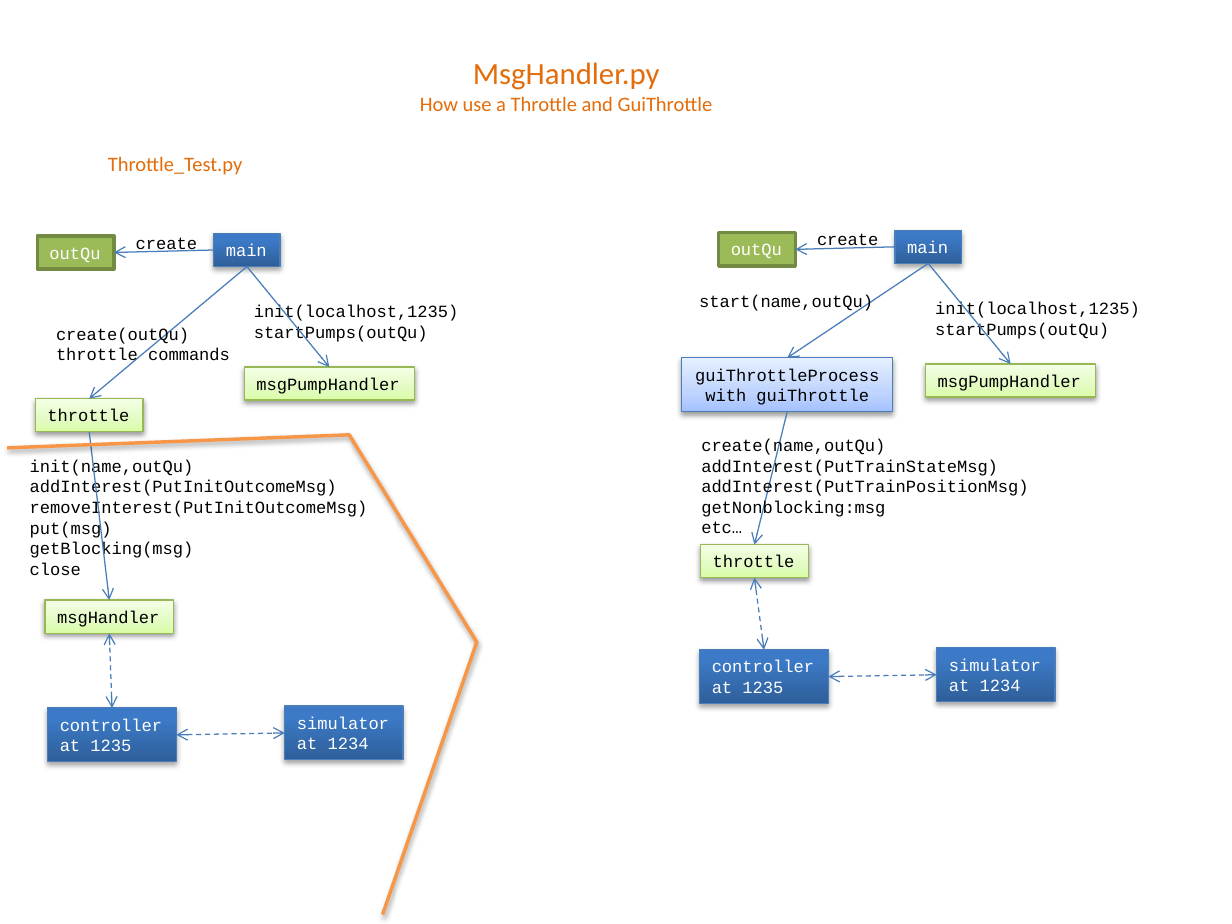
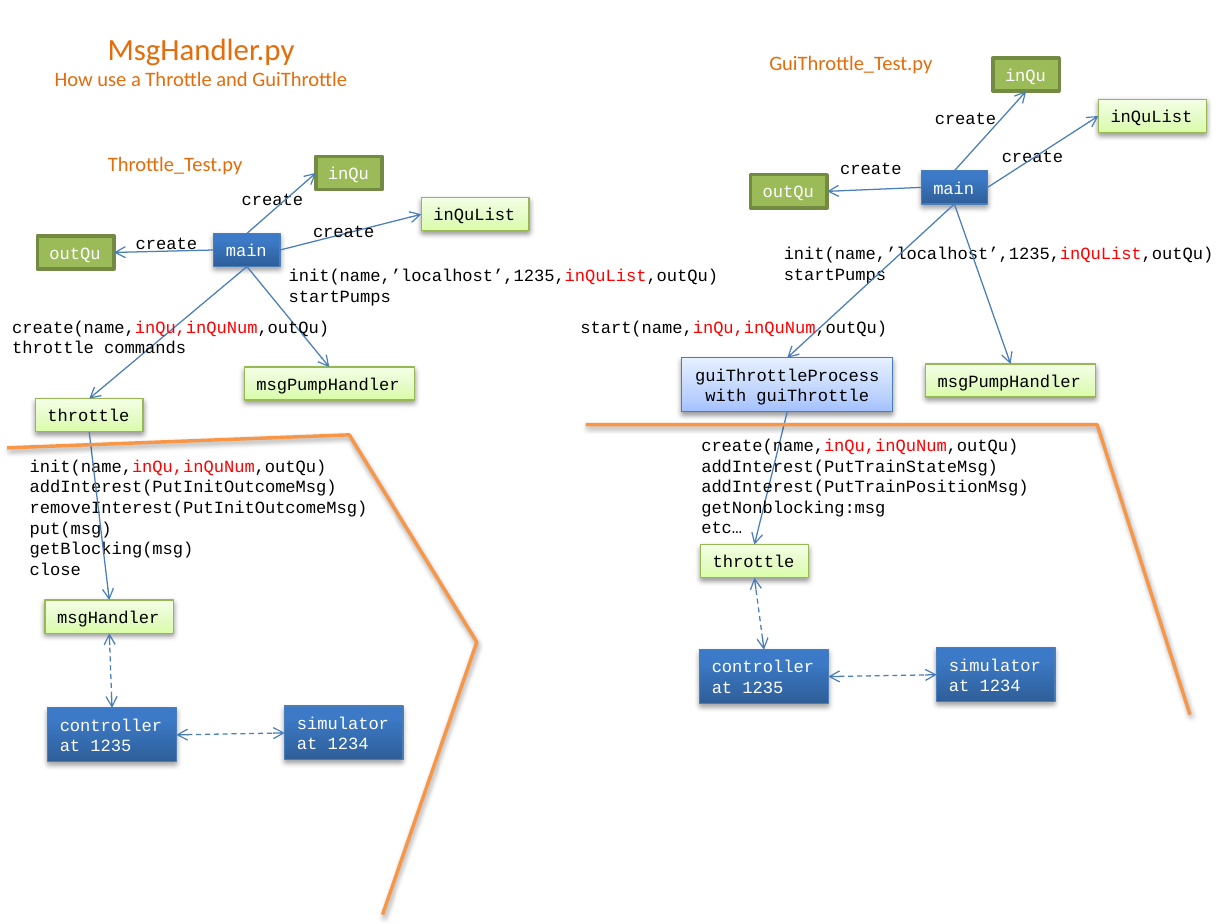
Before and after one commit to mlozborne/motin, a slide deck: slide 6 of Scripting/ScriptingDocumenation/DesignDiagrams.pptx. Drawn at 1232x924 pixels with LibreOffice and Linux fonts; fonts in the diff are those of the drawing. Boxes give left, top, right and bottom in pixels: in the first picture for what was removed or moved away, otherwise in the second. Text is boxed around its words. In the diff, an @@ line names an element or a change of style, - is before the commit and + after.

```diff
--- a/Scripting/ScriptingDocumenation/DesignDiagrams.pptx
+++ b/Scripting/ScriptingDocumenation/DesignDiagrams.pptx
@@ text "MsgHandler.py": place and size @@
-text "MsgHandler.py" at box(420, 62, 713, 111)
+text "MsgHandler.py" at box(55, 38, 347, 86)
@@ text added at box(769, 55, 932, 74), 12 pt, text #E46C0A @@
+GuiThrottle_Test.py
@@ rectangle added at box(993, 58, 1060, 91), fill #9BBB59, outline #738A42 2 pt, 10 pt, text #FFFFFF @@
+inQu
@@ text added at box(935, 112, 996, 130), 10 pt, text #000000 @@
+create
@@ arrow added from (955, 171) to (1026, 91), #4B7EBC 0.75 pt @@
@@ arrow added from (988, 187) to (1099, 116), #4B7EBC 0.75 pt @@
@@ rectangle added at box(1099, 100, 1207, 133), fill gradient #DAFDA7 to #E4FCC2 to #F5FFE7, outline #98B955 0.75 pt, 10 pt, text #000000 @@
+inQuList
@@ arrow added from (246, 233) to (315, 172), #4B7EBC 0.75 pt @@
@@ rectangle added at box(315, 156, 382, 190), fill #9BBB59, outline #738A42 2 pt, 10 pt, text #FFFFFF @@
+inQu
@@ rectangle "outQu": place and size @@
-rectangle "outQu" at box(718, 233, 795, 266)
+rectangle "outQu" at box(750, 175, 827, 208)
@@ text "create" rewrapped from box(817, 233, 878, 250) to box(840, 162, 901, 174) @@
@@ rectangle "main": place and size @@
-rectangle "main" at box(896, 230, 962, 264)
+rectangle "main" at box(922, 171, 988, 205)
@@ text added at box(1002, 150, 1063, 168), 10 pt, text #000000 @@
+create
@@ text added at box(242, 193, 303, 211), 10 pt, text #000000 @@
+create
@@ rectangle added at box(421, 197, 530, 230), fill gradient #DAFDA7 to #E4FCC2 to #F5FFE7, outline #98B955 0.75 pt, 10 pt, text #000000 @@
+inQuList
@@ arrow moved from (928, 264) - (787, 357) to (955, 205) - (787, 357) @@
@@ arrow moved from (896, 246) - (796, 249) to (922, 187) - (827, 191) @@
@@ arrow moved from (928, 264) - (1010, 363) to (955, 205) - (1010, 363) @@
@@ arrow added from (280, 250) to (421, 214), #4B7EBC 0.75 pt @@
@@ text added at box(313, 225, 374, 243), 10 pt, text #000000 @@
+create
@@ text at box(289, 268, 719, 306): text changed @@
-init(localhost,1235)
-startPumps(outQu)
+init(name,’localhost’,1235,inQuList,outQu)
+startPumps
@@ text at box(784, 246, 1214, 285): text changed @@
-init(localhost,1235)
-startPumps(outQu)
+init(name,’localhost’,1235,inQuList,outQu)
+startPumps
@@ text "create(name,inQu,inQuNum,outQu)": place and size @@
-text "create(name,inQu,inQuNum,outQu)" at box(56, 327, 230, 366)
+text "create(name,inQu,inQuNum,outQu)" at box(12, 320, 329, 358)
@@ text at box(12, 320, 329, 338): text changed @@
-create(outQu)
+create(name,inQu,inQuNum,outQu)
@@ text at box(580, 320, 887, 338): text changed @@
-start(name,outQu)
+start(name,inQu,inQuNum,outQu)
@@ freeform shape added at box(585, 425, 1190, 715), outline #F79646 2 pt @@
@@ text at box(701, 438, 1018, 456): text changed @@
-create(name,outQu)
+create(name,inQu,inQuNum,outQu)
@@ text at box(30, 459, 327, 477): text changed @@
-init(name,outQu)
+init(name,inQu,inQuNum,outQu)
```
Also in this commit, not shown: 1 other slide changed, 5 other files.
